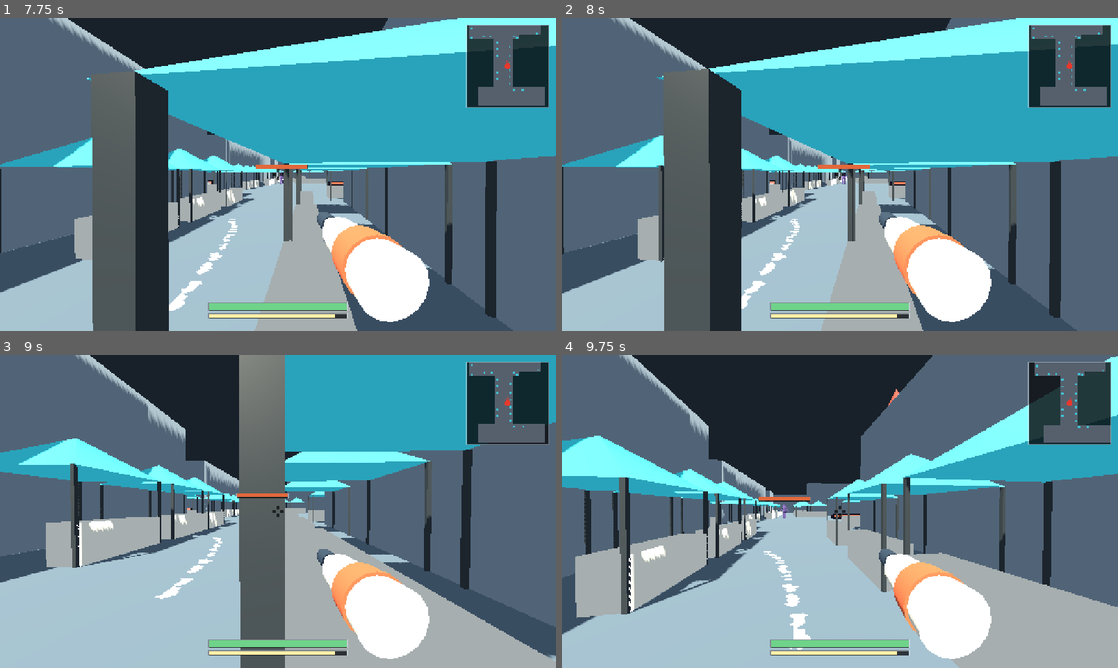
Above: before the commit, frames 1-4 (two rows, left to right).
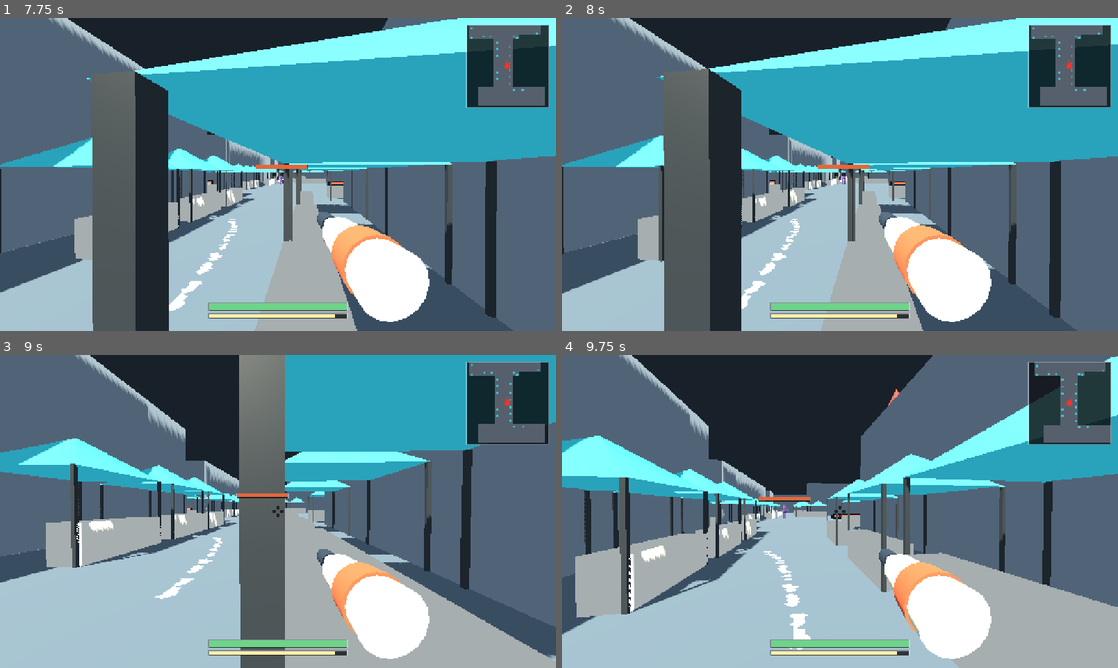
Above: after the commit, the same moments.

Repository: k3vin7/SauceIT-
Game: Godot game, scene res://main.tscn
The game is run twice, just before and just after one commit, with the same random seed, the same clock (stepped at 60 frames per second) and the same inputs.
Inputs (mouse positions are in pixels of both pictures, inside the frame that each line leads up to):
- Up to frame 1 (7.75 s): tap Enter at 0.5 s; move the mouse to (305, 174) at 0.52 s; press the mouse at (305, 174) at 0.53 s; hold W (move_forward) 0.53-5.78 s; tap Space (jump) at 0.77, 1.52, 3.02, 3.77, 4.52, 6.02, 6.77, 7.52 s; move the mouse to (250, 174) at 1.27 s; release the mouse at (250, 174) at 1.28 s; tap E (refill_sauce) at 1.35 s; move the mouse to (289, 168) at 2.02 s; hold Shift (run) 2.03-2.78 s; move the mouse to (272, 180) at 2.77 s; tap R (wipe_screen) at 2.85 s; move the mouse to (316, 177) at 3.52 s; tap Tab at 3.6 s; move the mouse to (233, 171) at 4.27 s; tap 1 at 4.35 s; move the mouse to (283, 174) at 5.02 s; tap 2 at 5.1 s; move the mouse to (255, 168) at 5.77 s; hold D (move_right) 5.78-6.53 s; click (255, 168) at 5.85 s; move the mouse to (305, 174) at 6.52 s; hold E (refill_sauce) 6.53-7.28 s; hold W (move_forward) from 6.53 s (still down); move the mouse to (250, 174) at 7.27 s; tap Shift (run) at 7.35 s
- Up to frame 2 (8 s): keep holding W (move_forward)
- Up to frame 3 (9 s): move the mouse to (289, 505) at 8.02 s; hold R (wipe_screen) 8.03-8.78 s; move the mouse to (272, 517) at 8.77 s; release W (move_forward) at 8.78 s; hold A (move_left) from 8.78 s (still down); tap Tab at 8.85 s
- Up to frame 4 (9.75 s): tap Space (jump) at 9.02 s; move the mouse to (878, 514) at 9.52 s; release A (move_left) at 9.53 s; hold W (move_forward) from 9.53 s (still down); tap 1 at 9.6 s

Frame 1 is identical in both runs. In frame 2, less than 0.1% of the frame differs, in the area x 7-82%, y 4-91%; in frame 3, less than 0.1%; in frame 4, less than 0.1%, in the area x 12-61%, y 12-82%.

Commit message:
Make the canopy a sheet you can spray from underneath

Diff:
--- a/scripts/stall_roof.gd
+++ b/scripts/stall_roof.gd
@@ -58,15 +58,24 @@
 	mesh_instance.mesh = cone
 	add_child(mesh_instance)
 
-	# The collider is built from the drawn mesh's own triangles rather than from
-	# five points worked out by hand: `CylinderMesh` decides for itself which
-	# angle its first vertex sits at, and a hull guessed at from the radius
-	# would be turned a quarter-face against the thing on screen.
-	var hull := ConvexPolygonShape3D.new()
-	hull.points = cone.get_faces()
+	# The collider is the four faces themselves, not a solid pyramid around them
+	# -- a canopy is a sheet, and modelling it as a block is what put sauce in
+	# the wrong place. A convex hull of the same points closes the base, so a
+	# shot fired from underneath hit that flat underside instead of the slope,
+	# and every point of the underside is at one height, so the unwrap sent the
+	# whole of it to the rim of the net: aim anywhere under the canopy and the
+	# stain appeared along the eaves.
+	#
+	# As a shell the shot carries on through where the base would be and lands
+	# on the inside of a sloping face, which is a point the net has a place for,
+	# so it marks the canopy where it was aimed. `backface_collision` is what
+	# lets it be hit from the inside at all.
+	var shell := ConcavePolygonShape3D.new()
+	shell.set_faces(cone.get_faces())
+	shell.backface_collision = true
 	var collision := CollisionShape3D.new()
 	collision.name = "RoofCollision"
-	collision.shape = hull
+	collision.shape = shell
 	add_child(collision)
 
 	contamination = RoofContamination.new()
--- a/tests/probe_map.gd
+++ b/tests/probe_map.gd
@@ -234,22 +234,26 @@
 		roofs.size(), StreetMap.stall_boxes().size() + StreetMap.DOUBLE_BAY_MARKERS.size()])
 	_check(roofs.size() > 0, "the stalls have no roofs")
 	var roof = roofs[0]
-	var hull: ConvexPolygonShape3D = roof.get_node("RoofCollision").shape
+	# A shell of four faces, not a solid: a canopy has an inside.
+	var shell: ConcavePolygonShape3D = roof.get_node("RoofCollision").shape
+	_check(shell.backface_collision,
+		"the roof cannot be hit from underneath, which is where a player stands")
+	var shell_faces: PackedVector3Array = shell.get_faces()
 	var top := -INF
 	var bottom := INF
-	for point in hull.points:
+	for point in shell_faces:
 		top = maxf(top, point.y)
 		bottom = minf(bottom, point.y)
 	# The apex is one point; the base is not. That is what makes it pointed.
 	var at_top := {}
 	var at_bottom := {}
-	for point in hull.points:
+	for point in shell_faces:
 		if absf(point.y - top) < 0.01:
 			at_top[Vector2(snappedf(point.x, 0.01), snappedf(point.z, 0.01))] = true
 		if absf(point.y - bottom) < 0.01:
 			at_bottom[Vector2(snappedf(point.x, 0.01), snappedf(point.z, 0.01))] = true
-	print("roof collider: %.2f m tall, %d corner(s) at the top, %d at the bottom" % [
-		top - bottom, at_top.size(), at_bottom.size()])
+	print("roof collider: %.2f m tall, %d corner(s) at the top, %d at the bottom, shell=%s" % [
+		top - bottom, at_top.size(), at_bottom.size(), str(shell_faces.size() / 3)])
 	_check(at_top.size() == 1,
 		"the roof collider has %d corners at its highest point: it is a lid, not a peak"
 			% at_top.size())
@@ -362,6 +366,30 @@
 		"a splat on the roof reaches %.2f m across against a %.2f m brush" % [broadest, brush])
 	roof.contamination.grid.clear()
 
+	# Fired at from underneath -- which is where a player stands -- the sauce
+	# marks the canopy where it was aimed, not along the eaves. A solid collider
+	# put a flat base across the underside, and every point of that base is at
+	# one height, so the unwrap sent all of it to the rim of the net: aim
+	# anywhere under the canopy and the stain came out at the edge.
+	var under: Vector3 = roof.global_position + Vector3(0.0, -roof.height * 0.5 - 1.2, 0.0)
+	var aim_at: Vector3 = roof.global_position 		+ Vector3(roof.radius * 0.3, roof.apex_height() * 0.2, 0.0)
+	var up_query := PhysicsRayQueryParameters3D.create(under, aim_at)
+	var up_hit: Dictionary = space.intersect_ray(up_query)
+	_check(up_hit.has("position"), "a shot fired up at the canopy from below hit nothing")
+	if up_hit.has("position"):
+		_check(up_hit["collider"] == roof,
+			"a shot fired up at the canopy hit %s" % str(up_hit["collider"]))
+		var landed: Vector3 = roof.to_local(up_hit["position"])
+		var slant: float = sqrt(roof.radius * roof.radius + roof.height * roof.height)
+		var from_apex: float = slant * (roof.height * 0.5 - landed.y) / roof.height
+		print("fired up from under the canopy: landed %.2f m from the apex, rim is %.2f m" % [
+			from_apex, slant])
+		# On the slope, not on a flat underside -- which would put every hit at
+		# the rim distance exactly.
+		_check(from_apex < slant * 0.92,
+			"a shot from below landed %.2f m out of %.2f: it hit a flat underside, not the slope"
+				% [from_apex, slant])
+
 	# Sauce sticks to it, and the splat survives the wire. A roof is a new kind
 	# of surface in the splat protocol, and a kind that encodes but does not
 	# replay leaves every other peer's stalls clean.
Not shown, changed: README.md
